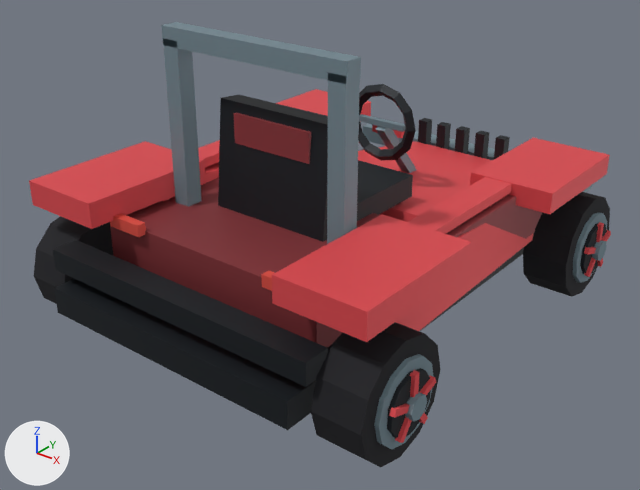
The glTF model DLC/RoboCop/assets/kart/robocop/robocop-anne-lewis/kart.glb as it was, and as the next commit left it.
Both versions are drawn from a 50 mm lens placed at (2.85, -3.72, 2.62), pointed at (0.0, -0.16, 0.41). Arrows for +X, +Y and +Z are at lower left; the lights stay in place. The first picture is the older version. Where no turn or scale is listed for an object, it has been applied to the vertices. Vertices at exactly the same position are counted once.

In view in the first picture: 'chassis', 'wheel-front-right', 'wheel-rear-left', 'wheel-rear-right'.
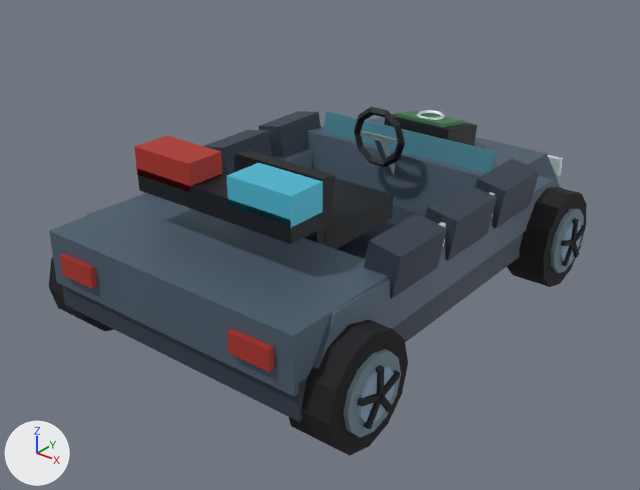
Where the change shows, as pixel boxes [x1, y1, x2, y2] in the pictures (640 x 490 px):
'chassis', deleted
    before: [29, 22, 610, 430]
'identity-police-car-police-car-road-car-body', added (blue)
    after: [49, 112, 582, 422]
'wheel-rear-right', reshaped, moved (8% narrower)
    before: [311, 322, 440, 467]
    after: [289, 319, 408, 456]
'identity-police-car-motif-armor', added (blue)
    after: [144, 111, 540, 298]
'wheel-front-right', reshaped, moved (9% narrower)
    before: [523, 192, 611, 297]
    after: [507, 187, 587, 287]
'identity-police-car-driver-cockpit', added
    after: [234, 107, 405, 249]
'wheel-rear-left', moved
    before: [34, 216, 113, 304]
    after: [49, 257, 114, 331]
'identity-police-car-motif-scanner', added
    after: [384, 110, 477, 146]
part 1 of me_wheel_front_right, added
    after: [559, 221, 581, 262]
part 2 of me_wheel_front_right, added
    after: [571, 218, 579, 244]
part 3 of me_wheel_front_right, rebuilt (8% narrower)
    before: [523, 192, 610, 297]
    after: [507, 187, 587, 287]
part 4 of me_wheel_front_right, rebuilt
    before: [602, 230, 611, 241]
    after: [575, 225, 585, 243]
part 5 of me_wheel_front_right, rebuilt
    before: [584, 247, 596, 254]
    after: [561, 240, 574, 246]
part 6 of me_wheel_front_right, cut back
    before: [573, 213, 607, 283]
    after: [561, 243, 579, 266]
part 7 of me_wheel_rear_right, added (blue)
    after: [358, 366, 395, 423]
part 8 of me_wheel_rear_right, added
    after: [376, 365, 384, 396]
part 9 of me_wheel_rear_right, rebuilt (8% narrower)
    before: [311, 322, 440, 467]
    after: [289, 319, 408, 456]
part 10 of me_wheel_rear_right, rebuilt
    before: [420, 375, 436, 395]
    after: [381, 370, 400, 399]
part 11 of me_wheel_rear_right, rebuilt
    before: [389, 403, 410, 418]
    after: [357, 393, 381, 407]
part 12 of me_wheel_rear_right, cut back
    before: [374, 354, 434, 449]
    after: [363, 396, 393, 429]

Edits to the bpy script that builds the scene:
```text
Change me_wheel_front_right:
    remove me_wheel_front_right.from_pydata(...)  # 132 vertices, 228 faces; spans x -0.135..0.22, y -0.31..0.31, z -0.31..0.31
    add me_wheel_front_right.from_pydata(...)  # 113 vertices, 196 faces; spans x -0.125..0.183, y -0.3..0.3, z -0.3..0.3
    me_wheel_front_right part 1: a new loose piece, a 10-sided cylinder along x spanning x 0.14..0.165, y -0.128..0.128, z -0.135..0.135, in mat_wheel_vertex_colours
    me_wheel_front_right part 2: a new loose piece, a box spanning x 0.158..0.183, y -0.015..0.015, z 0.0..0.15, in mat_wheel_vertex_colours
    me_wheel_front_right part 3: the loose piece of 26 vertices spanning x -0.135..0.135, y -0.31..0.31, z -0.31..0.31 is rebuilt with 51 vertices and now spans x -0.125..0.149, y -0.3..0.3, z -0.3..0.3
    me_wheel_front_right part 4: the loose piece of 8 vertices spanning x 0.174..0.2, y 0.0..0.165, z -0.015..0.068 is rebuilt with 8 vertices and now spans x 0.158..0.183, y -0.005..0.147, z -0.014..0.061
    me_wheel_front_right part 5: the loose piece of 8 vertices spanning x 0.174..0.2, y -0.165..0.0, z -0.015..0.068 is rebuilt with 8 vertices and now spans x 0.158..0.183, y -0.147..0.005, z -0.014..0.061
    me_wheel_front_right part 6: 90 vertices removed from x 0.133..0.22, y -0.217..0.217, z -0.217..0.217; 16 vertices added at x 0.158..0.183, y -0.1..0.1, z -0.13..0.009
Change me_wheel_rear_right:
    remove me_wheel_rear_right.from_pydata(...)  # 132 vertices, 228 faces; spans x -0.135..0.22, y -0.31..0.31, z -0.31..0.31
    add me_wheel_rear_right.from_pydata(...)  # 113 vertices, 196 faces; spans x -0.125..0.183, y -0.3..0.3, z -0.3..0.3
    me_wheel_rear_right part 7: a new loose piece, a 10-sided cylinder along x spanning x 0.14..0.165, y -0.128..0.128, z -0.135..0.135, in mat_wheel_vertex_colours
    me_wheel_rear_right part 8: a new loose piece, a box spanning x 0.158..0.183, y -0.015..0.015, z 0.0..0.15, in mat_wheel_vertex_colours
    me_wheel_rear_right part 9: the loose piece of 26 vertices spanning x -0.135..0.135, y -0.31..0.31, z -0.31..0.31 is rebuilt with 51 vertices and now spans x -0.125..0.149, y -0.3..0.3, z -0.3..0.3
    me_wheel_rear_right part 10: the loose piece of 8 vertices spanning x 0.174..0.2, y 0.0..0.165, z -0.015..0.068 is rebuilt with 8 vertices and now spans x 0.158..0.183, y -0.005..0.147, z -0.014..0.061
    me_wheel_rear_right part 11: the loose piece of 8 vertices spanning x 0.174..0.2, y -0.165..0.0, z -0.015..0.068 is rebuilt with 8 vertices and now spans x 0.158..0.183, y -0.147..0.005, z -0.014..0.061
    me_wheel_rear_right part 12: 90 vertices removed from x 0.133..0.22, y -0.217..0.217, z -0.217..0.217; 16 vertices added at x 0.158..0.183, y -0.1..0.1, z -0.13..0.009
Remove ob_chassis:
    ob_chassis = bpy.data.objects.new('chassis', me_chassis)
Change ob_wheel_rear_left:
    ob_wheel_rear_left.location: (-0.995, -0.985, 0.31) -> (-0.85, -1.01, 0.3)
Change ob_wheel_front_right:
    ob_wheel_front_right.location: (0.995, 0.985, 0.31) -> (0.85, 1.01, 0.3)
Change ob_wheel_rear_right:
    ob_wheel_rear_right.location: (0.995, -0.985, 0.31) -> (0.85, -1.01, 0.3)
Add ob_identity_police_car_motif_scanner:
    ob_identity_police_car_motif_scanner = bpy.data.objects.new('identity-police-car-motif-scanner', me_identity_police_car_motif_scanner)  # 56 vertices, 104 faces; spans x -0.235..0.235, y 0.779..1.161, z 0.681..0.914
    ob_identity_police_car_motif_scanner.location = (0.0, 0.0, 0.0)
Add ob_identity_police_car_motif_armor:
    ob_identity_police_car_motif_armor = bpy.data.objects.new('identity-police-car-motif-armor', me_identity_police_car_motif_armor)  # 48 vertices, 72 faces; spans x -0.89..0.89, y -0.68..0.72, z 0.59..0.85
    ob_identity_police_car_motif_armor.location = (0.0, 0.0, 0.0)
Add ob_identity_police_car_driver_cockpit:
    ob_identity_police_car_driver_cockpit = bpy.data.objects.new('identity-police-car-driver-cockpit', me_identity_police_car_driver_cockpit)  # 80 vertices, 140 faces; spans x -0.3..0.3, y -0.557..0.679, z 0.459..1.086
    ob_identity_police_car_driver_cockpit.location = (0.0, 0.0, 0.0)
Add ob_identity_police_car_police_car_road_car_body:
    ob_identity_police_car_police_car_road_car_body = bpy.data.objects.new('identity-police-car-police-car-road-car-body', me_identity_police_car_police_car_road_car_body)  # 128 vertices, 192 faces; spans x -0.86..0.86, y -1.39..1.49, z 0.25..1.12
    ob_identity_police_car_police_car_road_car_body.location = (0.0, 0.0, 0.0)
```
